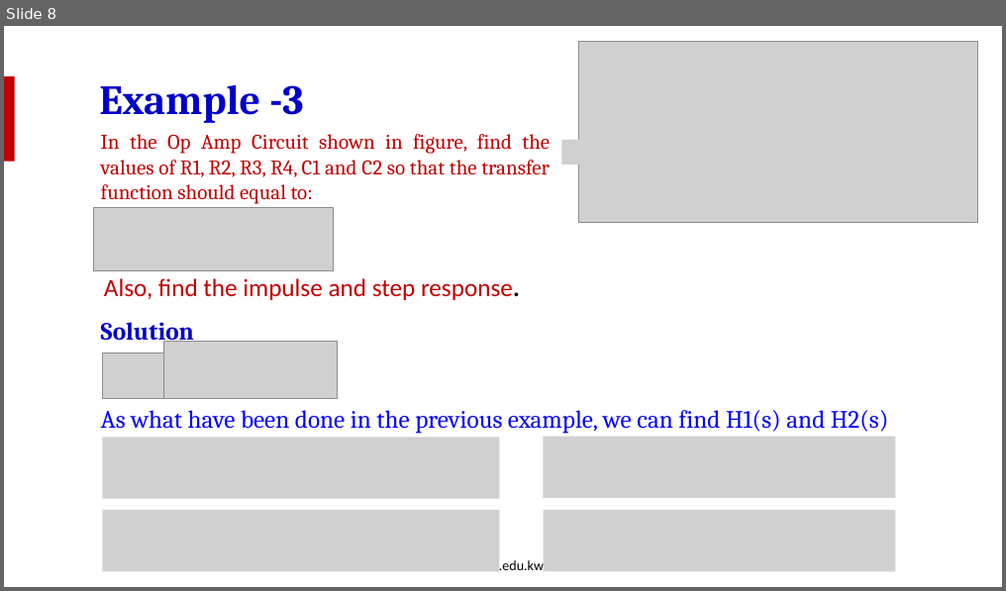
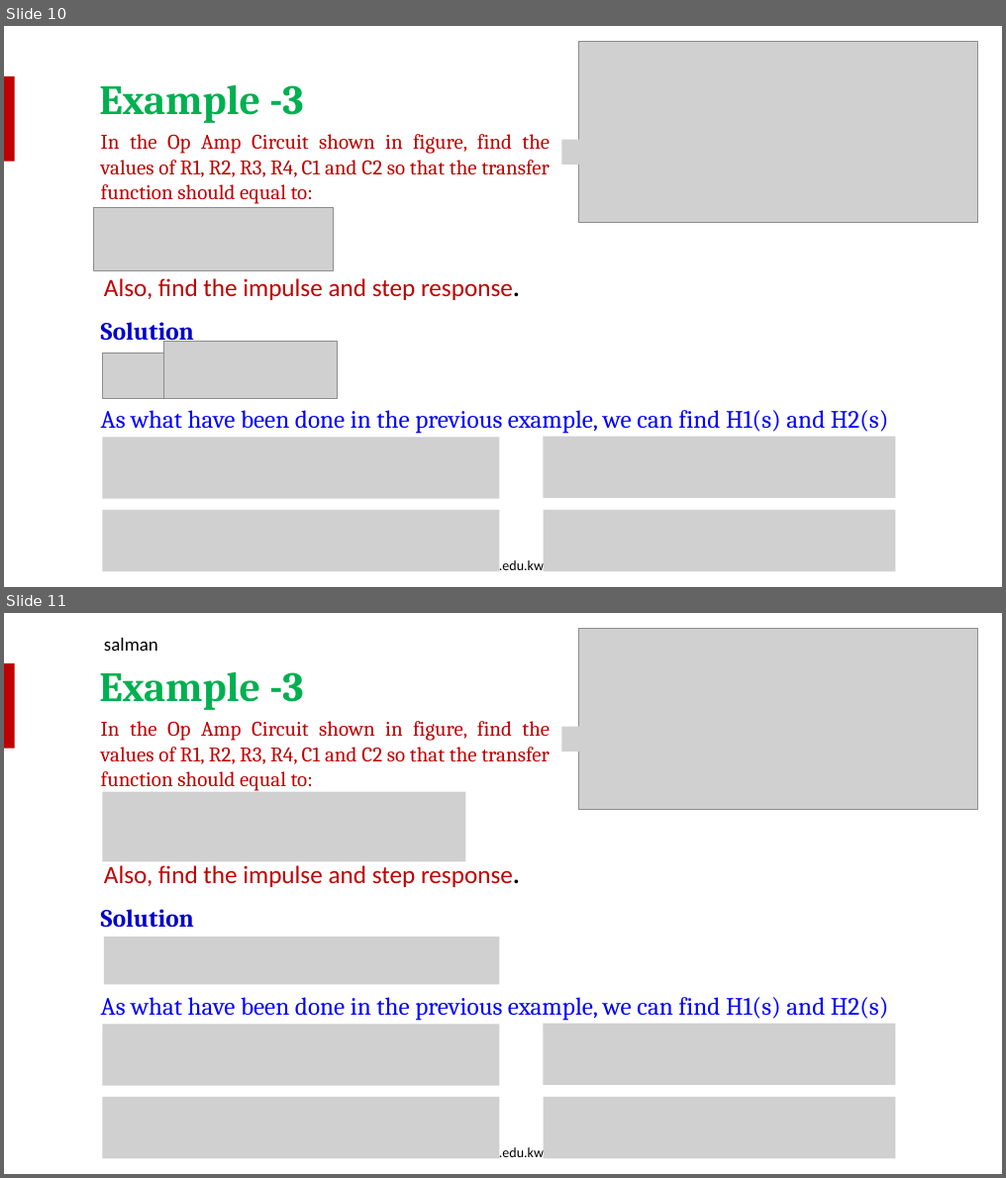
Before and after one commit to salmanrazzaq1993/AUM-WORK, a slide deck: PP WORK/Instructor Version/Week 6/Week 6 Lecture 1-Transfer Function.pptx. Shown one above the other, each under a label of ours: slide 8 before the commit, slides 10 and 11 after it. The pictures are 1006x591 and 1006x1178 pixels, drawn with LibreOffice and Linux fonts; fonts in the diff are those of the drawing; grey boxes stand for pictures; background and template pictures are left out. Boxes give left, top, right and bottom in pixels: in the first picture for what was removed or moved away, otherwise in the second. Text is boxed around its words. In the diff, an @@ line names an element or a change of style, - is before the commit and + after.

```diff
--- a/PP WORK/Instructor Version/Week 6/Week 6 Lecture 1-Transfer Function.pptx
+++ b/PP WORK/Instructor Version/Week 6/Week 6 Lecture 1-Transfer Function.pptx
@@ slide 11 added at (4, 613, 1002, 1174), background picture (left out); not listed: 2 template elements that a slide beside it also shows @@
@@ text added at (104, 638, 158, 651), 18 pt, text #000000 @@
+salman
@@ picture added at (578, 629, 977, 809) @@
@@ text added at (99, 672, 303, 710), 40 pt, text #00B050, bold @@
+Example -3
@@ text added at (101, 721, 549, 791), 20 pt, text #C00000 @@
+In the Op Amp Circuit shown in figure, find the values of R1, R2, R3, R4, C1 and C2 so that the transfer function should equal to:
@@ picture added at (561, 726, 611, 752) @@
@@ picture added at (102, 792, 466, 862) @@
@@ text added at (104, 865, 520, 887), 24 pt, text #C00000 @@
+Also, find the impulse and step response.
@@ text added at (101, 909, 194, 927), 24 pt, text #0000CC, bold @@
+Solution
@@ picture added at (104, 937, 500, 985) @@
@@ text added at (101, 997, 889, 1021), 24 pt, text #0000FF @@
+As what have been done in the previous example, we can find H1(s) and H2(s)
@@ picture added at (102, 1024, 500, 1085) @@
@@ picture added at (543, 1023, 896, 1084) @@
@@ picture added at (102, 1097, 500, 1159) @@
@@ picture added at (543, 1097, 896, 1158) @@
@@ what was slide 8 is now slide 10 @@
@@ slide 10 changed as well @@
@@ text "Example -3" at (99, 85, 303, 123): text colour #0000CC to #00B050 @@
```
Also in this commit, not shown: 15 other slides changed, 6 other slides added.
